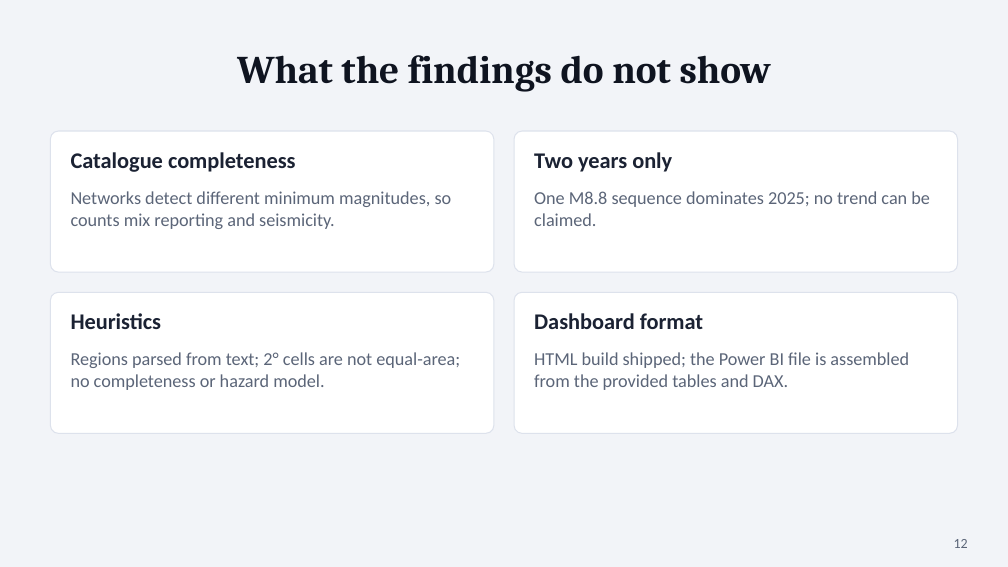
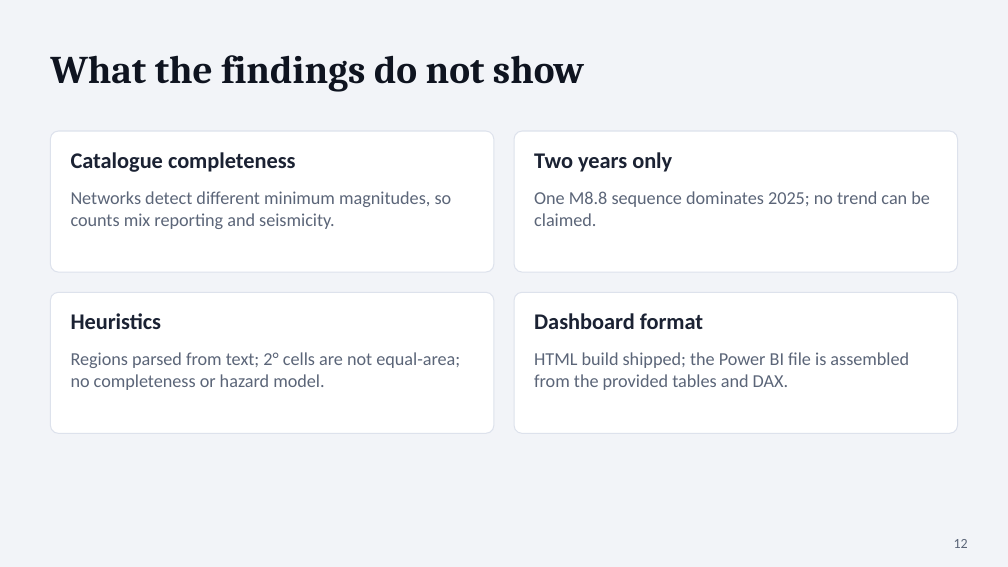
Before and after one commit to vibhor-5/quakewatch-bdm-report, a slide deck: slide 12 of QuakeWatch_Presentation.pptx. Drawn at 1008x567 pixels with LibreOffice and Linux fonts; fonts in the diff are those of the drawing. Boxes give left, top, right and bottom in pixels: in the first picture for what was removed or moved away, otherwise in the second. Text is boxed around its words. In the diff, an @@ line names an element or a change of style, - is before the commit and + after.

```diff
--- a/QuakeWatch_Presentation.pptx
+++ b/QuakeWatch_Presentation.pptx
@@ title "What the findings do not ..." at (x1=50, y1=55, x2=584, y2=92): alignment centre to left @@
```
Also in this commit, not shown: 9 other slides changed, 2 other files.
